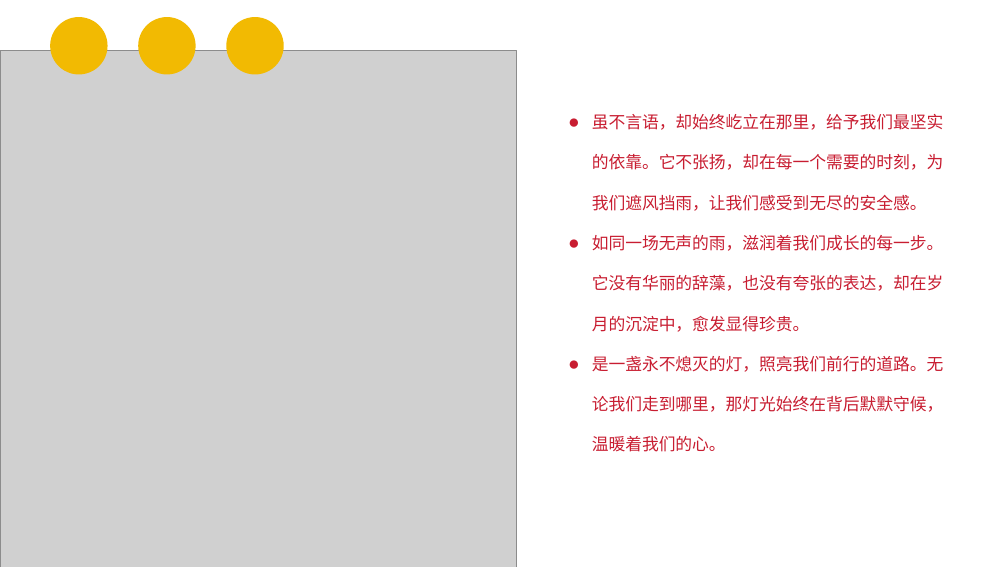
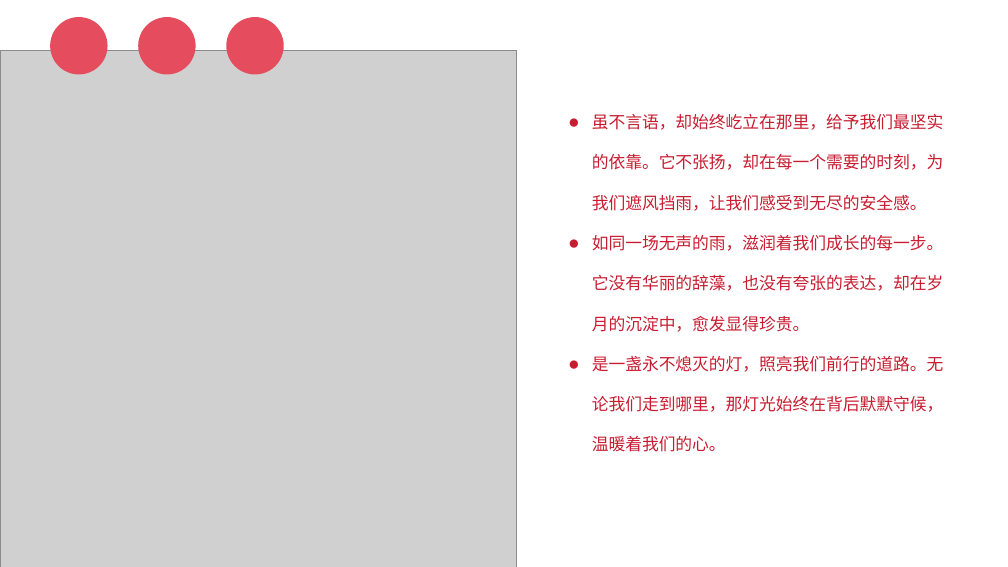
Before and after one commit to xiaoshizi-23000/office-xml-graders, a slide deck: slide 2 of PPT 2010 操作题题库/20/1结果.pptx. Drawn at 1008x567 pixels with LibreOffice and Linux fonts; fonts in the diff are those of the drawing; grey boxes stand for pictures; background and template pictures are left out. Boxes give left, top, right and bottom in pixels: in the first picture for what was removed or moved away, otherwise in the second. Text is boxed around its words. In the diff, an @@ line names an element or a change of style, - is before the commit and + after.

```diff
--- a/PPT 2010 操作题题库/20/1结果.pptx
+++ b/PPT 2010 操作题题库/20/1结果.pptx
@@ fill #F2BA02 to #E54C5E in 3 elements at bbox=[50, 17, 107, 75], bbox=[138, 17, 196, 75], bbox=[226, 17, 284, 75] @@
```
Also in this commit, not shown: 40 other files.
